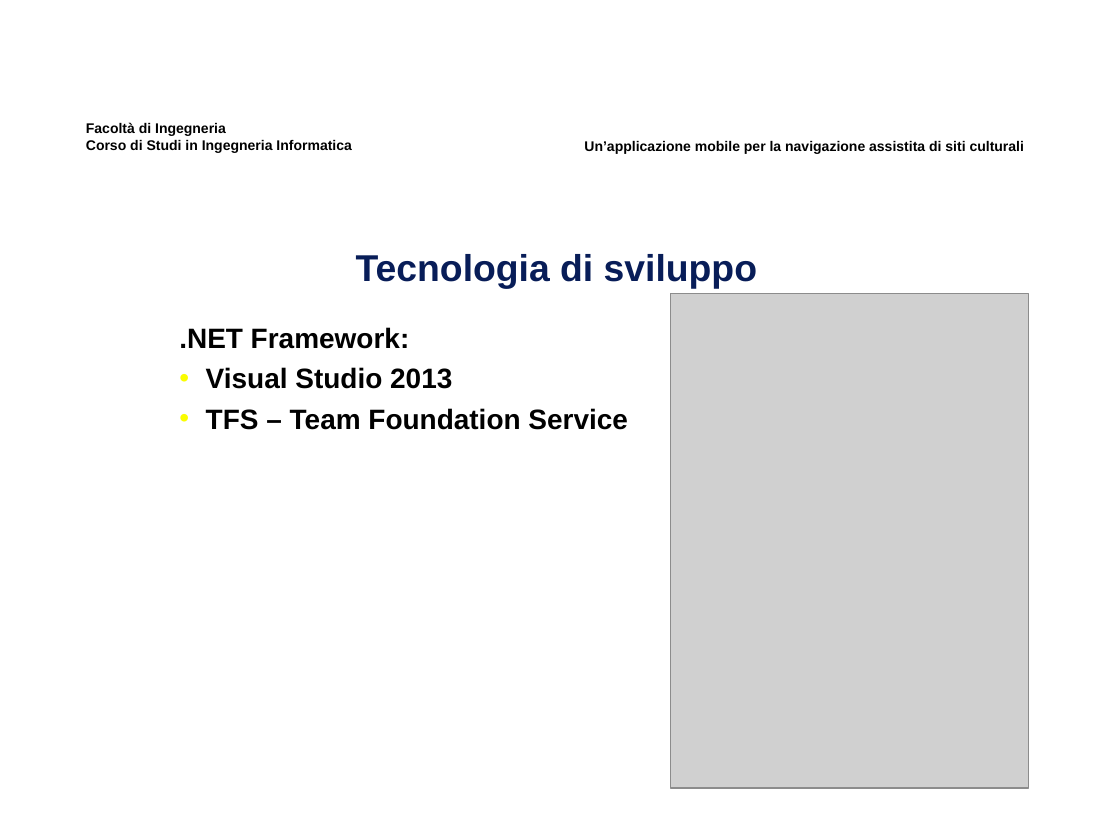
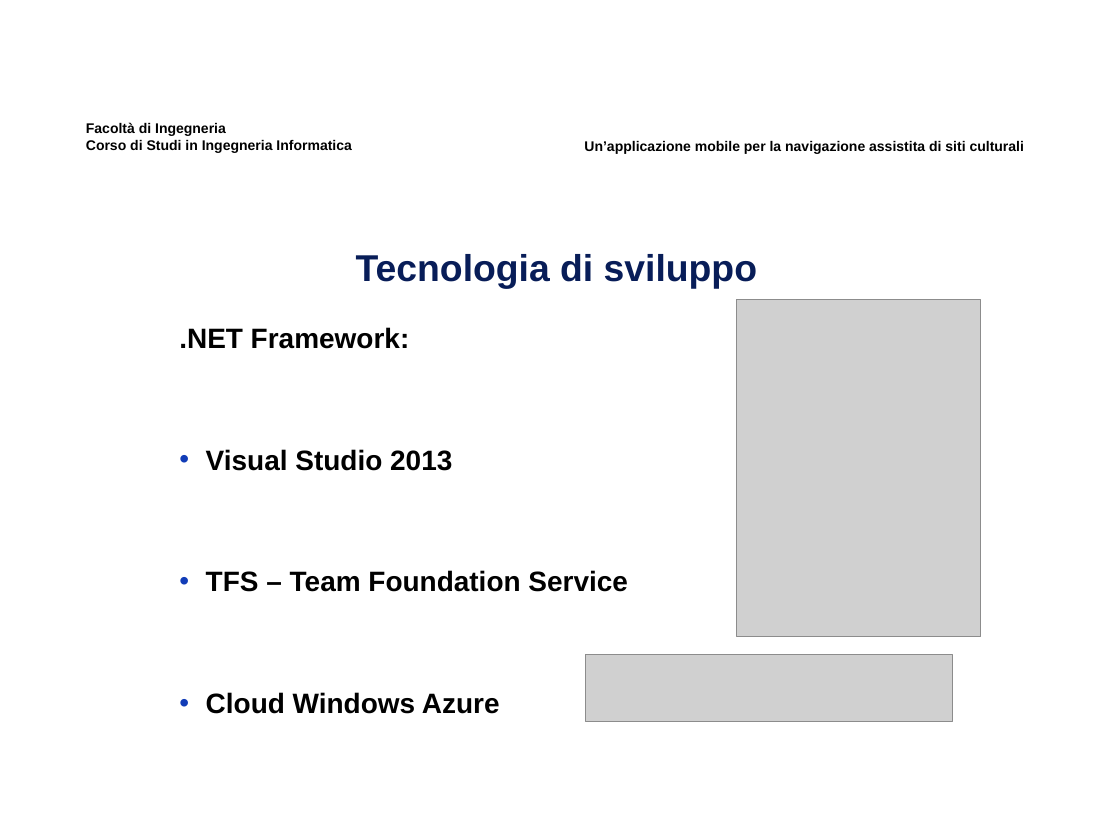
Before and after one commit to alanshearer/newthesis, a slide deck: slide 8 of slides/slidestesi.ppt. Drawn at 1120x840 pixels with LibreOffice and Linux fonts; fonts in the diff are those of the drawing; grey boxes stand for pictures; background and template pictures are left out. Boxes give left, top, right and bottom in pixels: in the first picture for what was removed or moved away, otherwise in the second. Text is boxed around its words. In the diff, an @@ line names an element or a change of style, - is before the commit and + after.

```diff
--- a/slides/slidestesi.ppt
+++ b/slides/slidestesi.ppt
@@ picture resized from (x1=671, y1=293, x2=1028, y2=788) to (x1=737, y1=300, x2=981, y2=637) @@
@@ subtitle at (x1=206, y1=449, x2=628, y2=592): bullet colour #FAFD00 to #113CB7 @@
@@ picture added at (x1=586, y1=655, x2=952, y2=722) @@
@@ subtitle at (x1=206, y1=692, x2=500, y2=714): paragraph added @@
+• Cloud Windows Azure
```
Also in this commit, not shown: 8 other slides changed, 17 other files.
